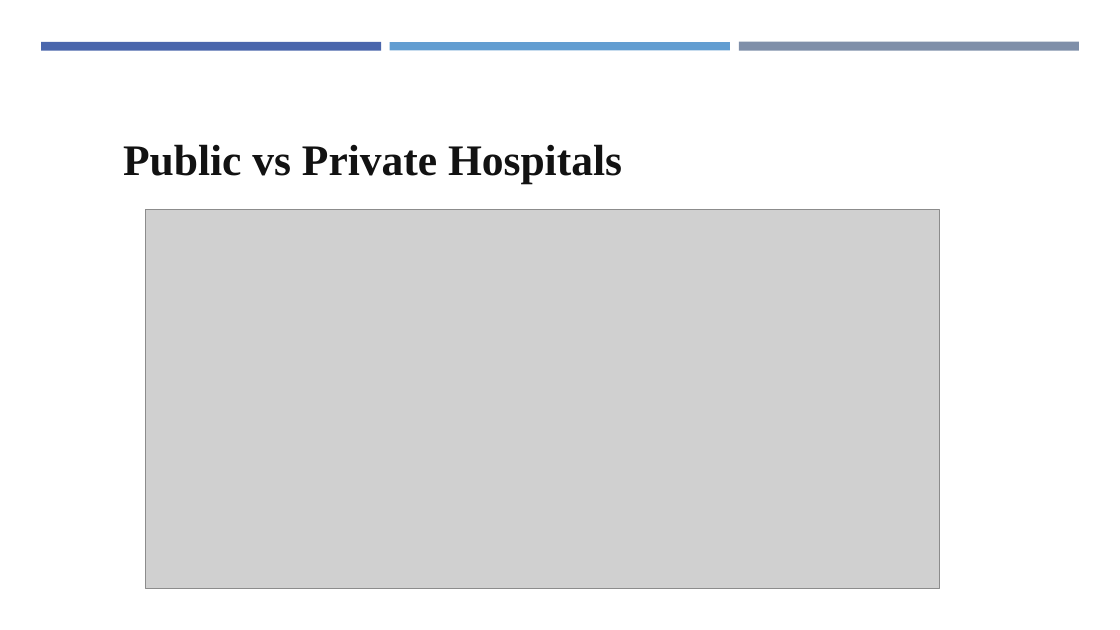
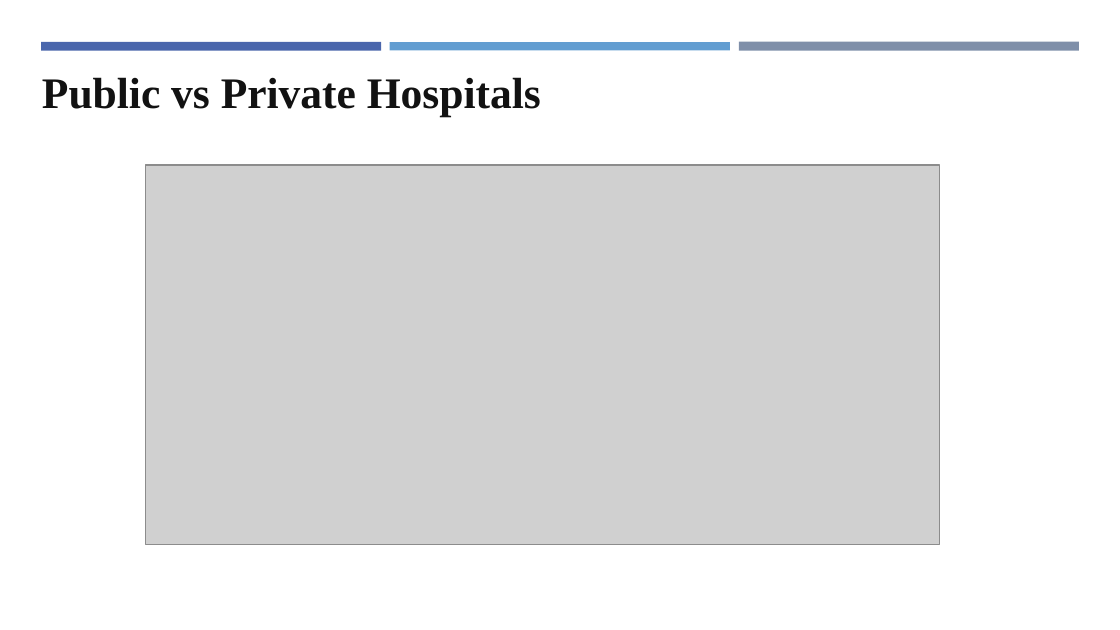
Before and after one commit to kouakoua1/Hospital-Analysis, a slide deck: slide 17 of 5 - Hospital Data Analysis report - Presentation.pptx (slide 32 before the commit). Drawn at 1120x630 pixels with LibreOffice and Linux fonts; fonts in the diff are those of the drawing; grey boxes stand for pictures. Boxes give left, top, right and bottom in pixels: in the first picture for what was removed or moved away, otherwise in the second. Text is boxed around its words. In the diff, an @@ line names an element or a change of style, - is before the commit and + after.

```diff
--- a/5 - Hospital Data Analysis report - Presentation.pptx
+++ b/5 - Hospital Data Analysis report - Presentation.pptx
@@ text "Public vs Private Hospitals": place and size @@
-text "Public vs Private Hospitals" at (123,144,622,183)
+text "Public vs Private Hospitals" at (42,77,541,117)
@@ picture: place and size @@
-picture at (146,209,940,589)
+picture at (146,165,940,544)
```
Also in this commit, not shown: 18 other slides changed, 5 slides added, 21 slides removed.
